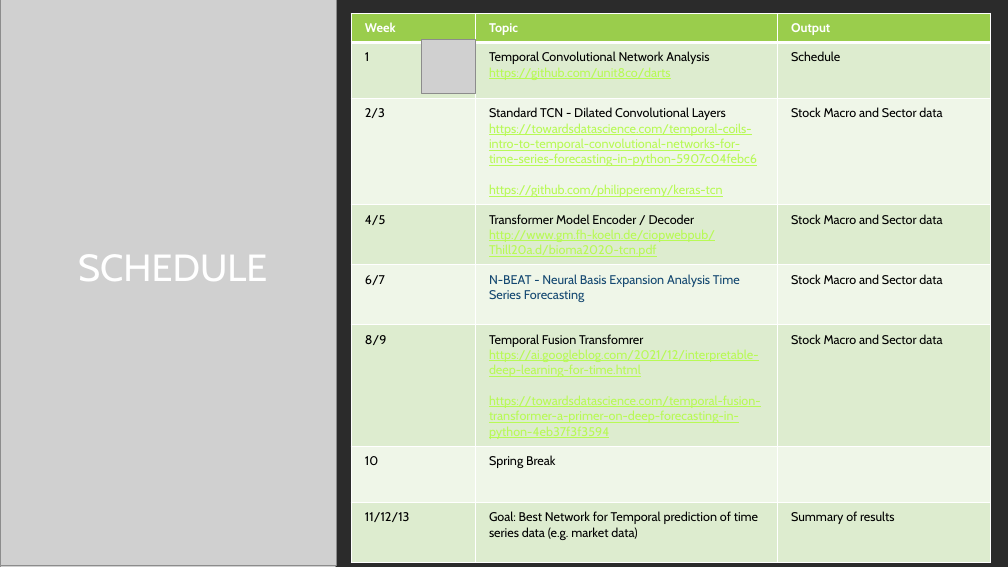
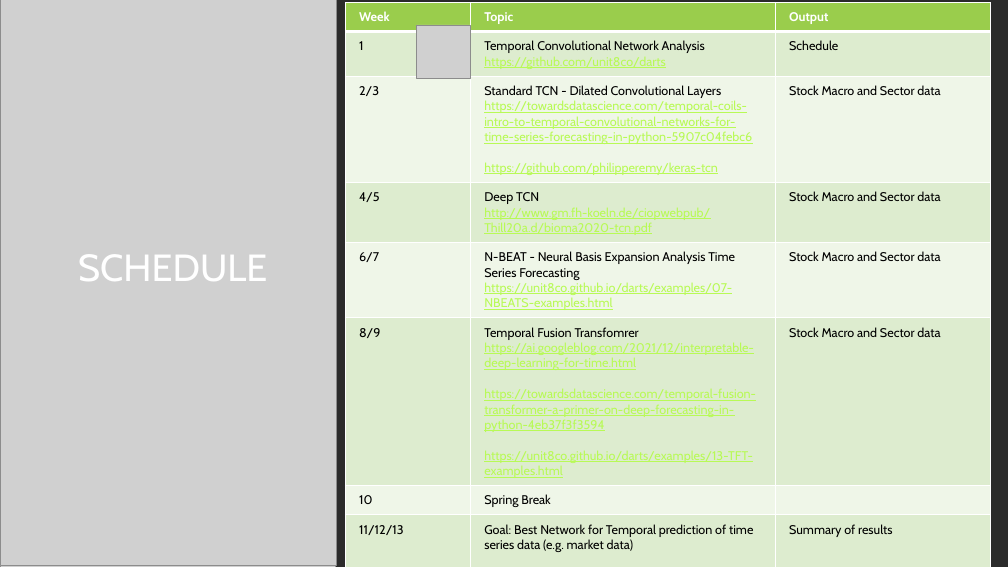
Before and after one commit to shawnmccarthy/temporal, a slide deck: slide 2 of mccarthy-shawn_slides.pptx. Drawn at 1008x567 pixels with LibreOffice and Linux fonts; fonts in the diff are those of the drawing; grey boxes stand for pictures; background and template pictures are left out; a plain dark background stands for a picture behind light text. Boxes give left, top, right and bottom in pixels: in the first picture for what was removed or moved away, otherwise in the second. Text is boxed around its words. In the diff, an @@ line names an element or a change of style, - is before the commit and + after.

Commit message:
first commit

```diff
--- a/mccarthy-shawn_slides.pptx
+++ b/mccarthy-shawn_slides.pptx
@@ table at (x1=346, y1=2, x2=991, y2=567) @@
-row 4, column 2: Transformer Model Encoder / Decoder / http://www.gm.fh-koeln.de/ciopwebpub/Thill20a.d/bioma2020-tcn.pdf
+row 4, column 2: Deep TCN / http://www.gm.fh-koeln.de/ciopwebpub/Thill20a.d/bioma2020-tcn.pdf
-row 5, column 2: N-BEAT - Neural Basis Expansion Analysis Time Series Forecasting
+row 5, column 2: N-BEAT - Neural Basis Expansion Analysis Time Series Forecasting / https://unit8co.github.io/darts/examples/07-NBEATS-examples.html
-row 6, column 2: Temporal Fusion Transfomrer / https://ai.googleblog.com/2021/12/interpretable-deep-learning-for-time.html / https://towardsdatascience.com/temporal-fusion-transformer-a-primer-on-deep-forecasting-in-python-4eb37f3f3594
+row 6, column 2: Temporal Fusion Transfomrer / https://ai.googleblog.com/2021/12/interpretable-deep-learning-for-time.html / https://towardsdatascience.com/temporal-fusion-transformer-a-primer-on-deep-forecasting-in-python-4eb37f3f3594 / https://unit8co.github.io/darts/examples/13-TFT-examples.html
@@ table resized from (x1=351, y1=14, x2=991, y2=557) to (x1=346, y1=2, x2=991, y2=567) @@
@@ picture moved from (x1=422, y1=39, x2=476, y2=93) to (x1=417, y1=25, x2=470, y2=79) @@
```
